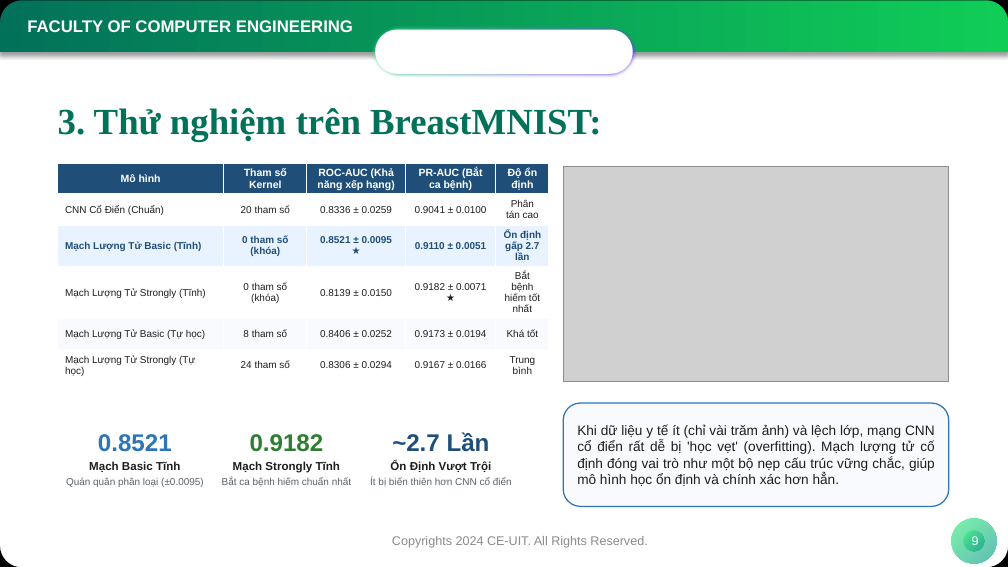
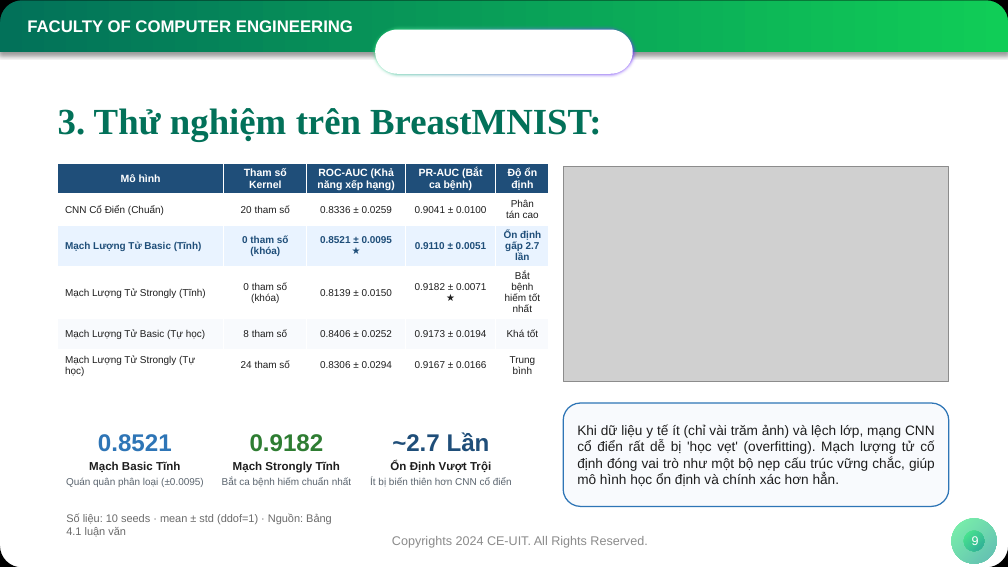
Before and after one commit to NamIsStudyingCE/Quanvolution, a slide deck: slide 9 of slides/KLTN_BaoCao_KhoaKTMT_ChinhThuc.pptx. Drawn at 1008x567 pixels with LibreOffice and Linux fonts; fonts in the diff are those of the drawing; grey boxes stand for pictures; background and template pictures are left out. Boxes give left, top, right and bottom in pixels: in the first picture for what was removed or moved away, otherwise in the second. Text is boxed around its words. In the diff, an @@ line names an element or a change of style, - is before the commit and + after.

```diff
--- a/slides/KLTN_BaoCao_KhoaKTMT_ChinhThuc.pptx
+++ b/slides/KLTN_BaoCao_KhoaKTMT_ChinhThuc.pptx
@@ text added at (66,514,332,537), 10.5 pt, text #6B6B6B @@
+Số liệu: 10 seeds · mean ± std (ddof=1) · Nguồn: Bảng 4.1 luận văn
```
Also in this commit, not shown: 2 other slides changed, 1 other file.
